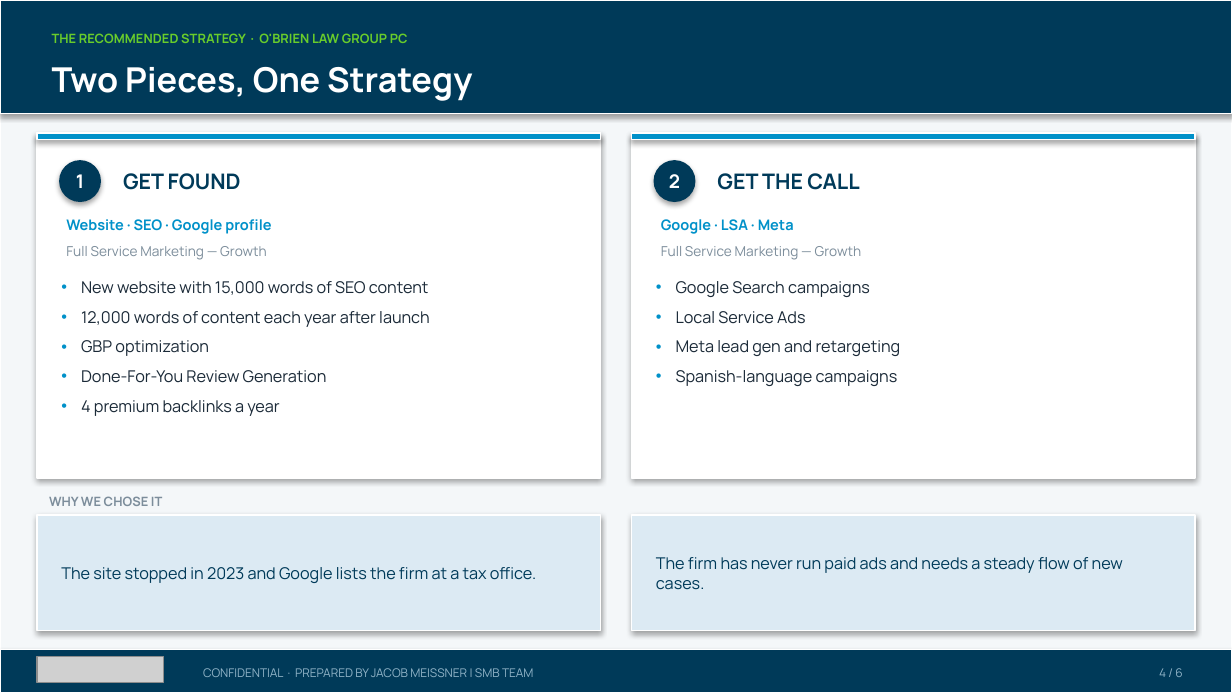
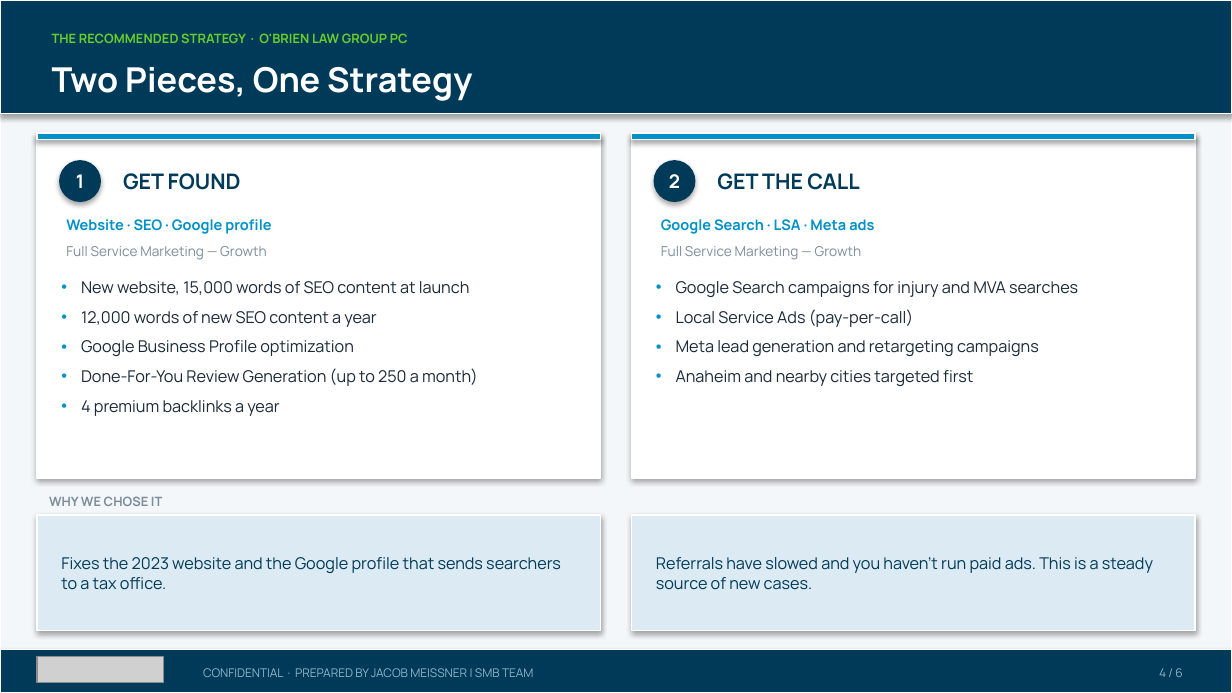
Before and after one commit to SMB-Team-Technology/workwith-smbteam, a slide deck: slide 4 of obrien/ObrienLawGroupPC_November42026_Proposal.pptx. Drawn at 1232x693 pixels with LibreOffice and Linux fonts; fonts in the diff are those of the drawing; grey boxes stand for pictures. Boxes give left, top, right and bottom in pixels: in the first picture for what was removed or moved away, otherwise in the second. Text is boxed around its words. In the diff, an @@ line names an element or a change of style, - is before the commit and + after.

```diff
--- a/obrien/ObrienLawGroupPC_November42026_Proposal.pptx
+++ b/obrien/ObrienLawGroupPC_November42026_Proposal.pptx
@@ text at box(661, 219, 874, 234): text changed @@
-Google · LSA · Meta
+Google Search · LSA · Meta ads
@@ text at box(81, 281, 478, 386): text changed @@
-• New website with 15,000 words of SEO content
-• 12,000 words of content each year after launch
-• GBP optimization
-• Done-For-You Review Generation
+• New website, 15,000 words of SEO content at launch
+• 12,000 words of new SEO content a year
+• Google Business Profile optimization
+• Done-For-You Review Generation (up to 250 a month)
@@ text at box(676, 281, 1078, 386): text changed @@
-• Google Search campaigns
-• Local Service Ads
-• Meta lead gen and retargeting
-• Spanish-language campaigns
+• Google Search campaigns for injury and MVA searches
+• Local Service Ads (pay-per-call)
+• Meta lead generation and retargeting campaigns
+• Anaheim and nearby cities targeted first
@@ text at box(61, 557, 561, 590): text changed @@
-The site stopped in 2023 and Google lists the firm at a tax office.
+Fixes the 2023 website and the Google profile that sends searchers to a tax office.
@@ text at box(656, 557, 1153, 590): text changed @@
-The firm has never run paid ads and needs a steady flow of new cases.
+Referrals have slowed and you haven't run paid ads. This is a steady source of new cases.
```
Also in this commit, not shown: 5 other slides changed, 1 other file.
